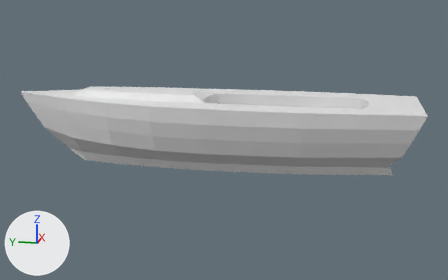
What one commit did to the glTF model Godot/sailboat-prototyping/dinghy.glb.
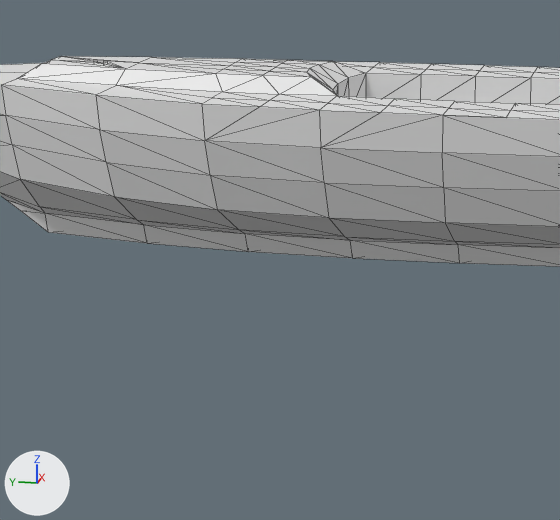
Each version appears first whole from a 50 mm camera at (-4.72, -0.95, 1.46) aimed at (0.03, 0.0, 0.28), and next in a close-up on the part from 14% to 67% of the width and 23% to 100% of the height. Every picture has the same lights, and +X, +Y and +Z are marked at lower left. The older version's two pictures come first. The close-ups show mesh edges as thin lines. Where no turn or scale is listed for an object, it has been applied to the vertices. Vertices at exactly the same position are counted once.

Names of what the first close-up shows: 'boat'.
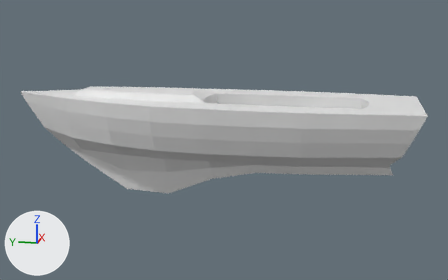
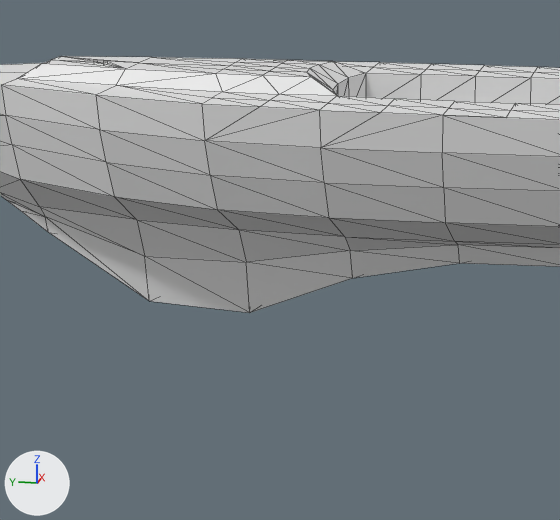
Diff of the bpy script that builds the scene:
```diff
--- a/Godot/sailboat-prototyping/dinghy.glb.py
+++ b/Godot/sailboat-prototyping/dinghy.glb.py
@@ me_cube @@
 # used by ob_boat; location = (0.0, -0.05, 0.396)
-me_cube.from_pydata(...)  # 290 vertices, 576 faces; spans x -0.47..0.47, y -1.44..1.78, z -0.37..0.27
-me_cube.vertices[19].co = (0.0, 0.15, -0.37)  # pixel (352, 258)
-me_cube.vertices[31].co = (0.0, 0.88, -0.36)  # pixel (147, 243)
-me_cube.vertices[40].co = (0.0, 0.51, -0.37)  # pixel (248, 251)
-me_cube.vertices[114].co = (-0.03, 0.15, -0.3)  # pixel (350, 240)
-me_cube.vertices[115].co = (0.03, 0.15, -0.3)
-me_cube.vertices[122].co = (0.03, 0.88, -0.29)
-me_cube.vertices[123].co = (-0.03, 0.88, -0.29)  # pixel (143, 224)
-me_cube.vertices[126].co = (-0.02, 1.24, -0.27)  # pixel (45, 213)
-me_cube.vertices[127].co = (0.02, 1.24, -0.27)
-me_cube.vertices[130].co = (0.03, 0.51, -0.3)
-me_cube.vertices[131].co = (-0.03, 0.51, -0.3)  # pixel (245, 233)
+me_cube.from_pydata(...)  # 290 vertices, 576 faces; spans x -0.47..0.47, y -1.44..1.78, z -0.59..0.27
+# me_cube part 1
+me_cube.vertices[19].co = (0.0, 0.15, -0.44)  # pixel (352, 278)
+me_cube.vertices[31].co = (0.0, 0.88, -0.57)  # pixel (149, 301)
+me_cube.vertices[40].co = (0.0, 0.51, -0.59)  # pixel (249, 312)
+me_cube.vertices[114].co = (-0.03, 0.15, -0.34)  # pixel (350, 250)
+me_cube.vertices[115].co = (0.03, 0.15, -0.34)
+me_cube.vertices[122].co = (0.03, 0.88, -0.4)
+me_cube.vertices[123].co = (-0.03, 0.88, -0.4)  # pixel (144, 256)
+me_cube.vertices[126].co = (-0.02, 1.24, -0.28)  # pixel (45, 216)
+me_cube.vertices[127].co = (0.02, 1.24, -0.28)
+me_cube.vertices[130].co = (0.03, 0.51, -0.4)
+me_cube.vertices[131].co = (-0.03, 0.51, -0.4)  # pixel (246, 262)
```

Changed parts and their boxes (x1, y1, x2, y2) in the close-ups (560 x 520 px; the box of a moved part takes in the faces that stretch with it):
'boat', reshaped
    before: (0, 56, 560, 267)
    after: (0, 56, 560, 313)
part 1 of me_cube, moved or reshaped
    before: (0, 192, 459, 263)
    after: (0, 192, 459, 313)
